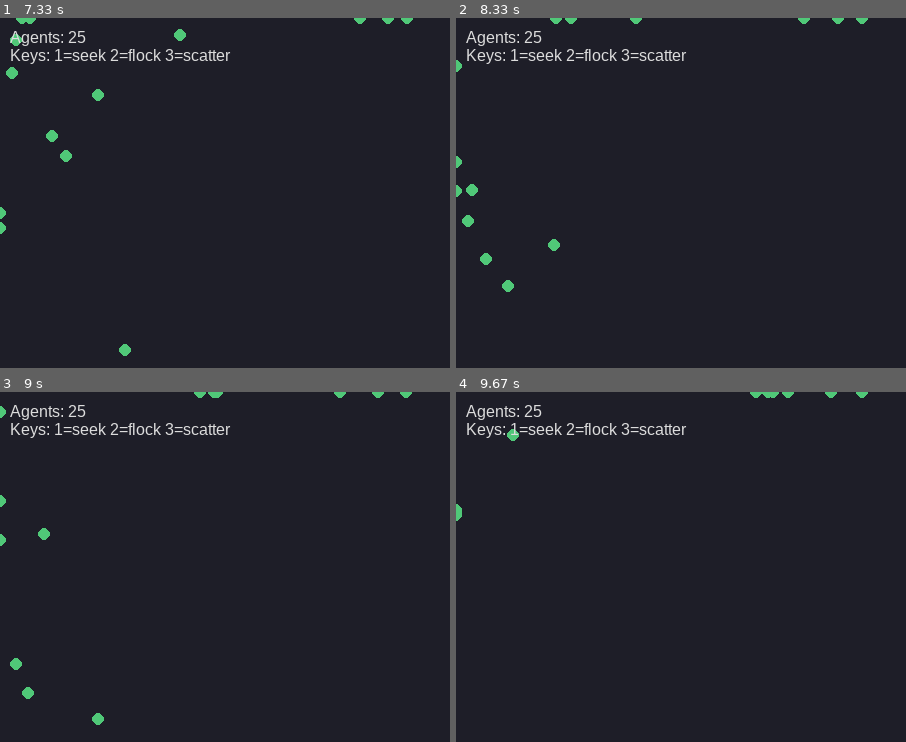
Above: before the commit, frames 1-4 (two rows, left to right).
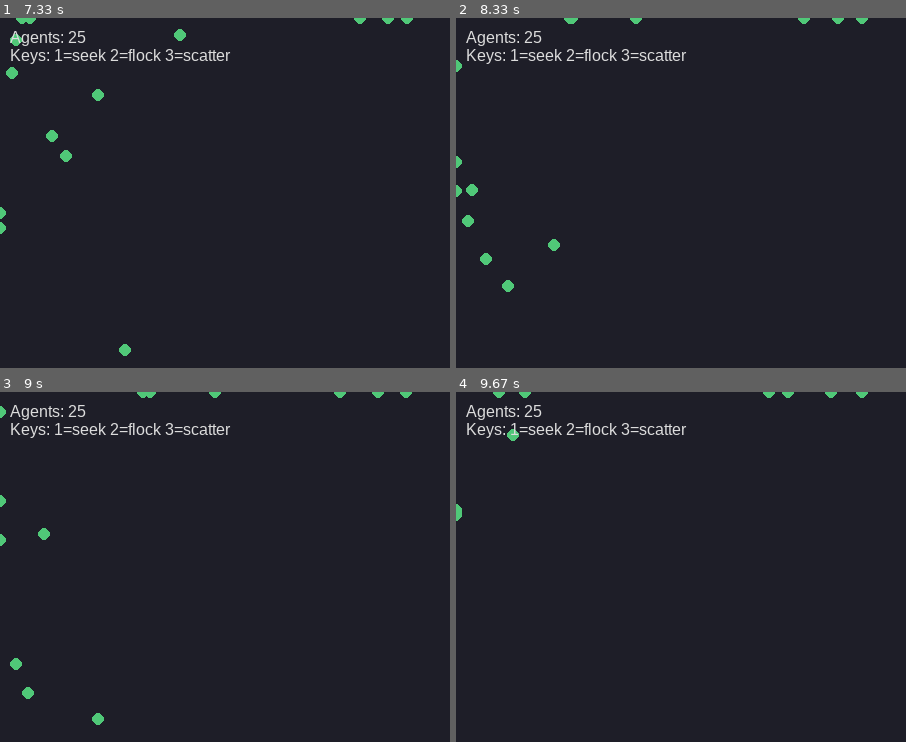
Above: after the commit, the same moments.

Repository: ASachoTanzer/ME459Swarm
Game: pygame game, started from swarm_sim/main.py
Same seed, same stepped clock (60 frames per second), same inputs: the game is played once before the commit and once after it.
Inputs:
- Up to frame 1 (7.33 s): no input
- Up to frame 2 (8.33 s): no input
- Up to frame 3 (9 s): no input
- Up to frame 4 (9.67 s): no input
The pictures show only the part of the screen within x 0-50%, y 0-50%; the shares and areas given below are measured in that part.

Frame 1 is identical in both runs. In frame 2, less than 0.1% of the frame differs, in the area x 20-28%, y 0-2%; in frame 3, 0.1%; in frame 4, 0.1%, in the area x 8-72%, y 0-2%.

Commit message:
wall repulsion doesn't override agent repulsion

Diff:
--- a/swarm_sim/algorithms.py
+++ b/swarm_sim/algorithms.py
@@ -46,23 +46,20 @@
     where r_vec = pos_j - pos_i, r = |r_vec|, d = config.AR_D
     """
     rep_wall_x, rep_wall_y = wall_repulsion(agent, sim)
-    if rep_wall_x != 0 or rep_wall_y != 0:
-        return (rep_wall_x, rep_wall_y)
-    else:
-        ax = ay = 0.0
-        dpow = config.AR_D
-        aR = sim.aR
-        for n in neighbors:
-            rx = n.pos[0] - agent.pos[0]
-            ry = n.pos[1] - agent.pos[1]
-            r = math.hypot(rx, ry)
-            if r == 0:
-                continue
-            # contribution: - aR * (r_vec) / r^(d+1)
-            factor = -aR**dpow / (r ** (dpow + 1))
-            ax += factor * rx
-            ay += factor * ry
-        return (ax, ay)
+    ax = ay = 0.0
+    dpow = config.AR_D
+    aR = sim.aR
+    for n in neighbors:
+        rx = n.pos[0] - agent.pos[0]
+        ry = n.pos[1] - agent.pos[1]
+        r = math.hypot(rx, ry)
+        if r == 0:
+            continue
+        # contribution: - aR * (r_vec) / r^(d+1)
+        factor = -aR**dpow / (r ** (dpow + 1))
+        ax += factor * rx
+        ay += factor * ry
+    return (ax + rep_wall_x, ay + rep_wall_y)
 
 
 def wall_repulsion(agent, sim):
